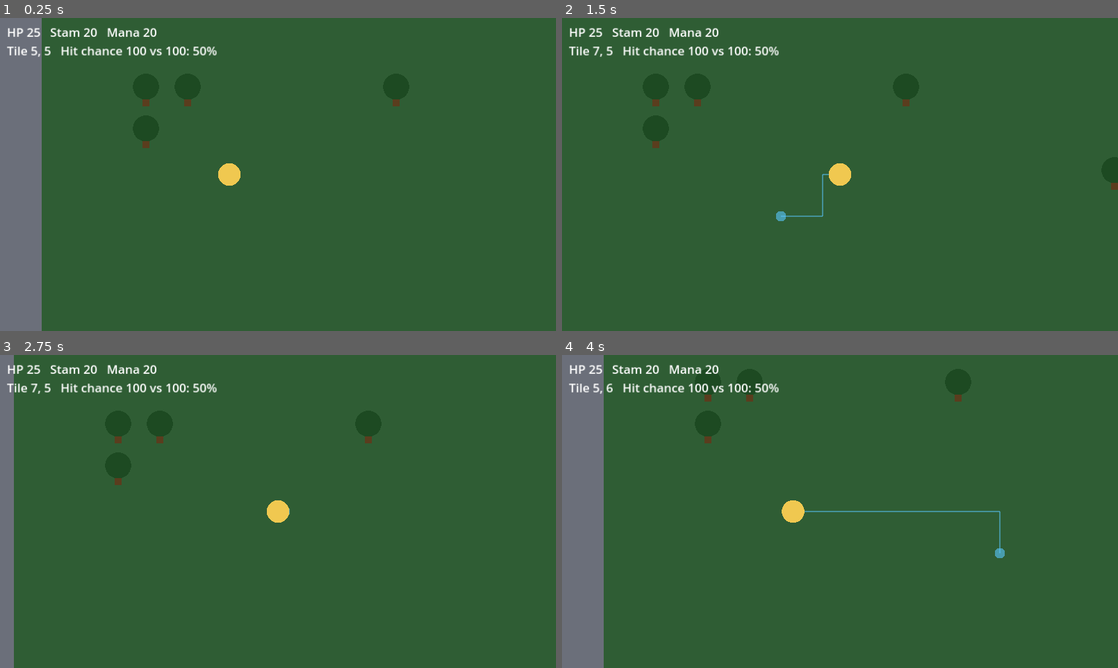
Above: before the commit, frames 1-4 (two rows, left to right).
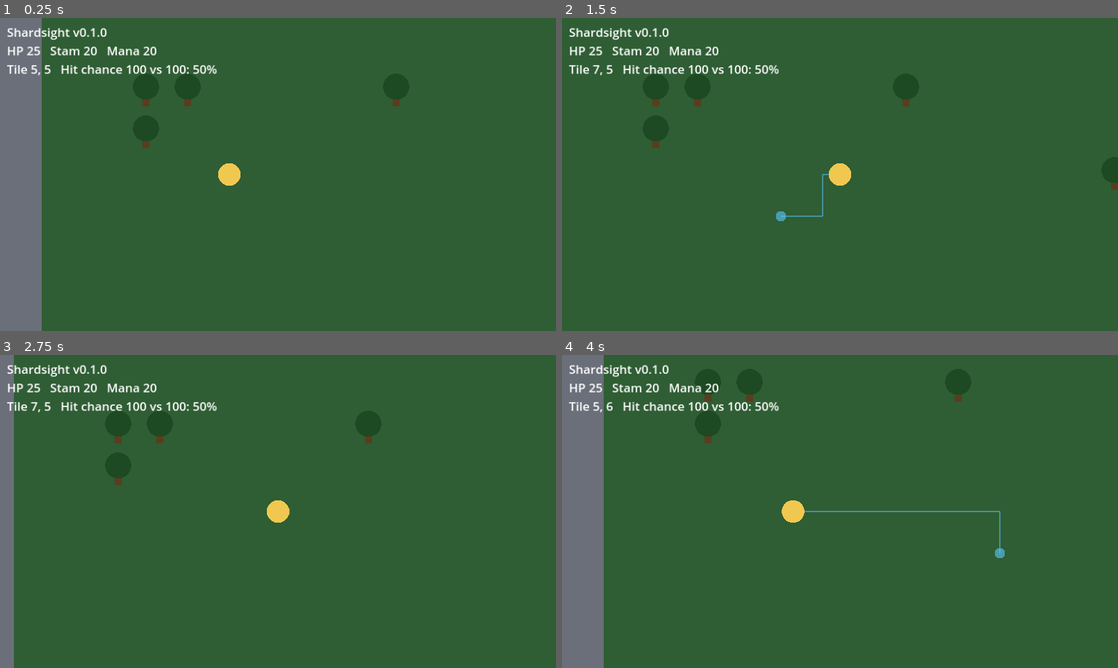
Above: after the commit, the same moments.

Repository: luckovsdeniss-denlu/Shardsight
Game: Godot game, scene res://scenes/main.tscn
Same seed, same stepped clock (60 frames per second), same inputs: the game is played once before the commit and once after it.
Inputs (mouse positions are in pixels of both pictures, inside the frame that each line leads up to):
- Up to frame 1 (0.25 s): no input
- Up to frame 2 (1.5 s): tap Enter at 0.5 s; move the mouse to (962, 158) at 0.52 s; click (962, 158) at 0.67 s; drag from (728, 190) to (812, 237) at 1.27 s
- Up to frame 3 (2.75 s): move the mouse to (333, 442) at 2.02 s; click (333, 442) at 2.17 s
- Up to frame 4 (4 s): drag from (812, 574) to (673, 464) at 2.77 s; move the mouse to (1006, 558) at 3.52 s; click (1006, 558) at 3.67 s

The runs differ from the first frame. In frame 1, 1.7% of the frame differs, in the area x 1-39%, y 3-19%; in frame 2, 1.7%; in frame 3, 1.7%; in frame 4, 1.7%.

Commit message:
Add app versioning: single version in project.godot, shown in-game, stamped by CI
Co-Authored-By: Claude Sonnet 5.5 <noreply@anthropic.com>
Claude-Session: https://claude.ai/code/session_01H6LNxUGdbevPyoRQBBzvxK

Diff:
--- a/project.godot
+++ b/project.godot
@@ -4,6 +4,7 @@
 [application]
 
 config/name="Shardsight"
+config/version="0.1.0"
 run/main_scene="res://scenes/main.tscn"
 config/features=PackedStringArray("4.3", "GL Compatibility")
 config/icon="res://icon.svg"
--- a/scripts/main.gd
+++ b/scripts/main.gd
@@ -4,6 +4,7 @@
 
 const SPEED := 5.0 * World.TILE  # pixels per second
 
+var version: String = ProjectSettings.get_setting("application/config/version", "dev")
 var world := World.new()
 var hero := Hero.new()
 var pos := Vector2.ZERO
@@ -58,8 +59,8 @@
 			budget = 0.0
 	cam.position = pos
 	var tile := world.to_tile(pos)
-	hud.text = "HP %d   Stam %d   Mana %d\nTile %d, %d   Hit chance 100 vs 100: %d%%" % [
-		hero.max_hp(), hero.max_stamina(), hero.max_mana(), tile.x, tile.y,
+	hud.text = "Shardsight v%s\nHP %d   Stam %d   Mana %d\nTile %d, %d   Hit chance 100 vs 100: %d%%" % [
+		version, hero.max_hp(), hero.max_stamina(), hero.max_mana(), tile.x, tile.y,
 		roundi(Rules.hit_chance(100.0, 100.0) * 100.0)]
 	queue_redraw()
 
Not shown, added: CHANGELOG.md
